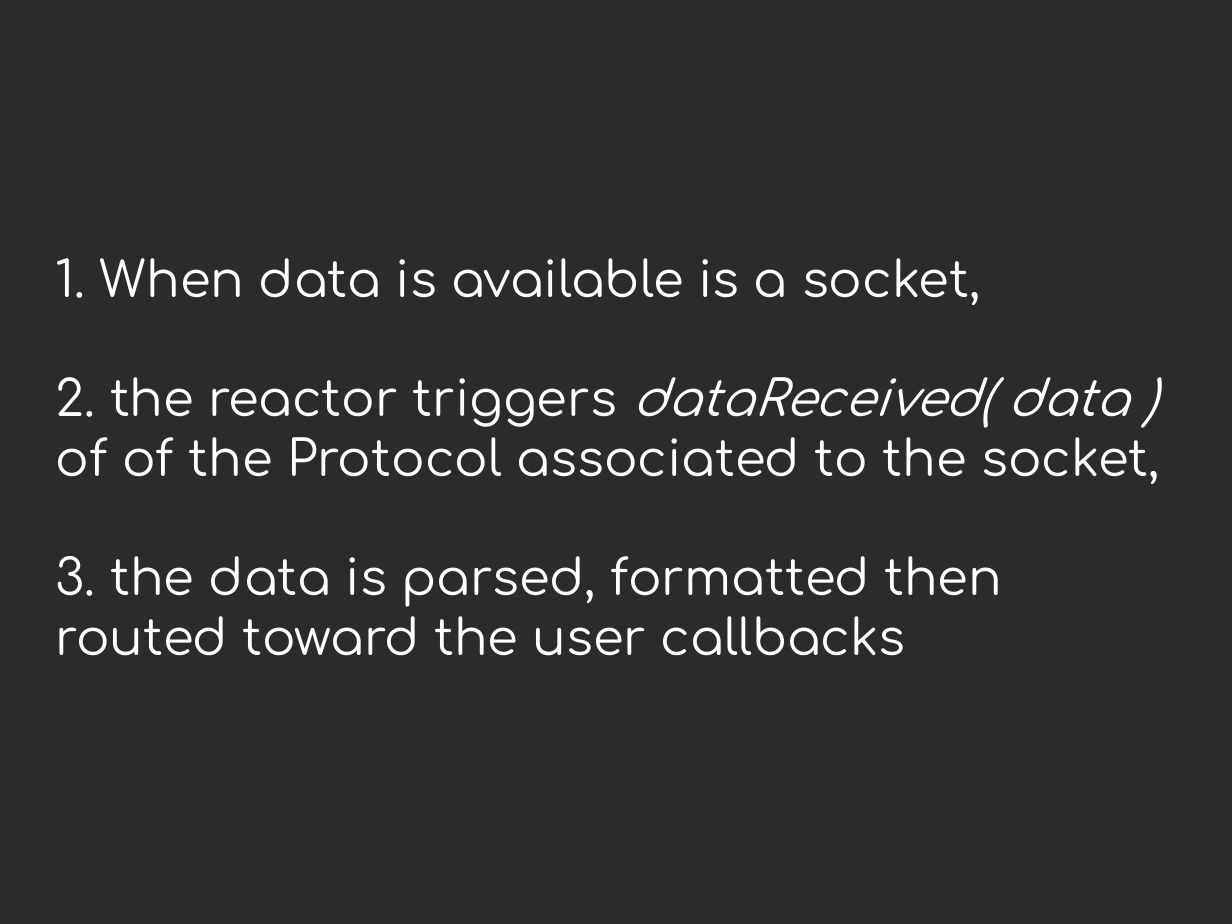
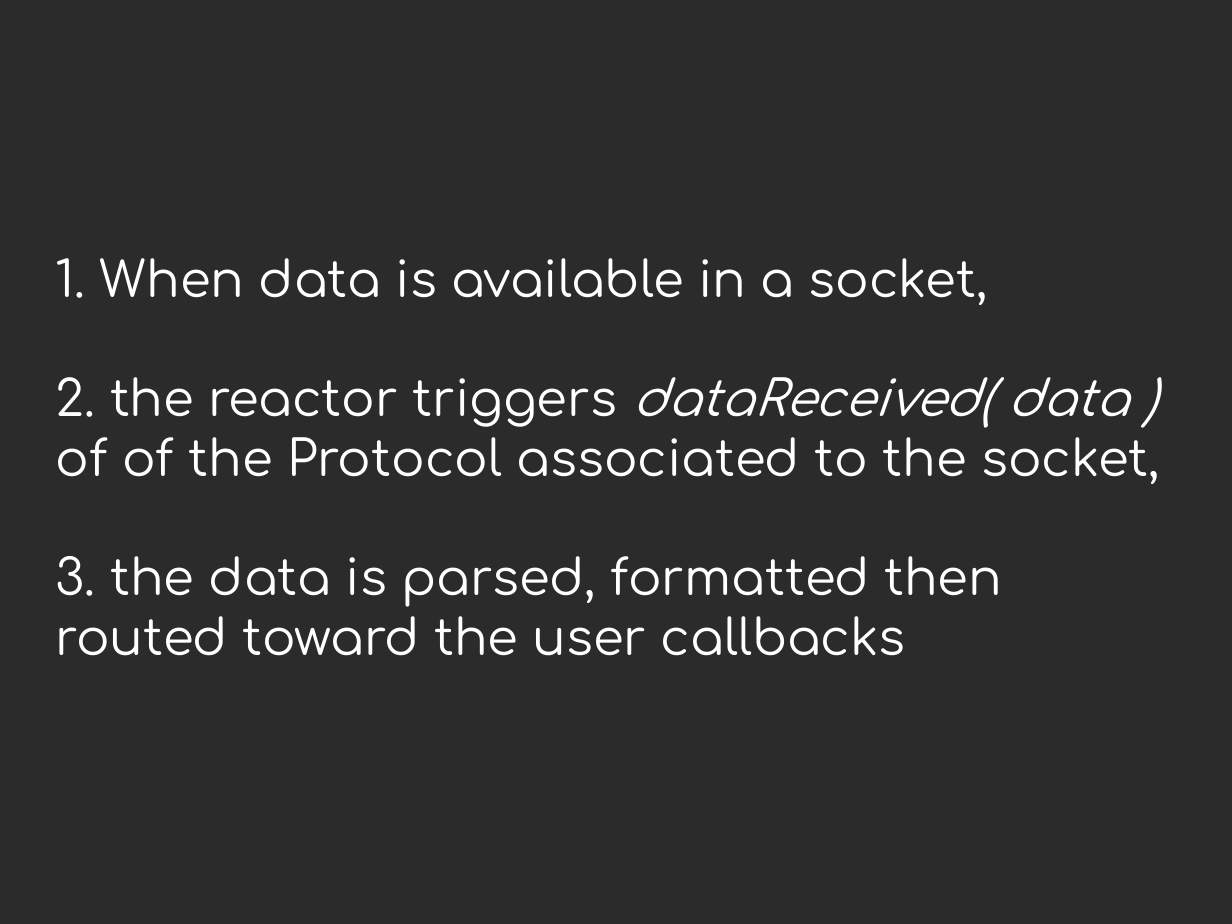
Before and after one commit to jdb/jdb.github.com, a slide deck: slide 16 of imap_idle/presentation/twisted-intro.odp. Drawn at 1232x924 pixels with LibreOffice and Linux fonts; fonts in the diff are those of the drawing; background and template pictures are left out; a plain dark background stands for a picture behind light text. Boxes give left, top, right and bottom in pixels: in the first picture for what was removed or moved away, otherwise in the second. Text is boxed around its words. In the diff, an @@ line names an element or a change of style, - is before the commit and + after.

```diff
--- a/imap_idle/presentation/twisted-intro.odp
+++ b/imap_idle/presentation/twisted-intro.odp
@@ title at (x1=56, y1=258, x2=1160, y2=656): text changed @@
-1. When data is available is a socket,
-2. the reactor triggers dataReceived( data ) of of the Protocol associated to the socket,
-3. the data is parsed, formatted then routed toward the user callbacks
+1. When data is available in a socket,
+2. the reactor triggers dataReceived( data ) of of the Protocol associated to the socket,
+3. the data is parsed, formatted then routed toward the user callbacks
```
Also in this commit, not shown: 3 other slides changed, 1 other file.
